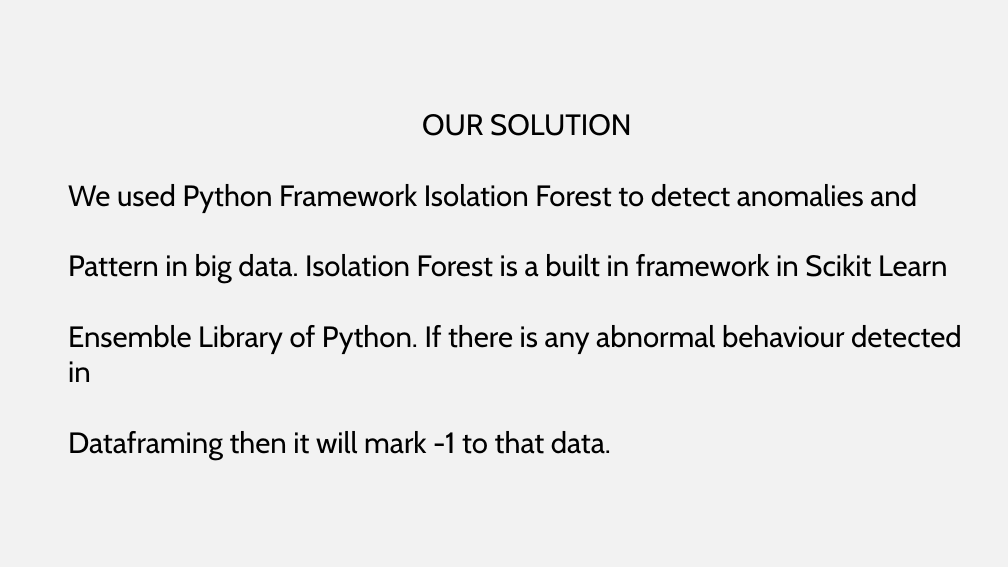
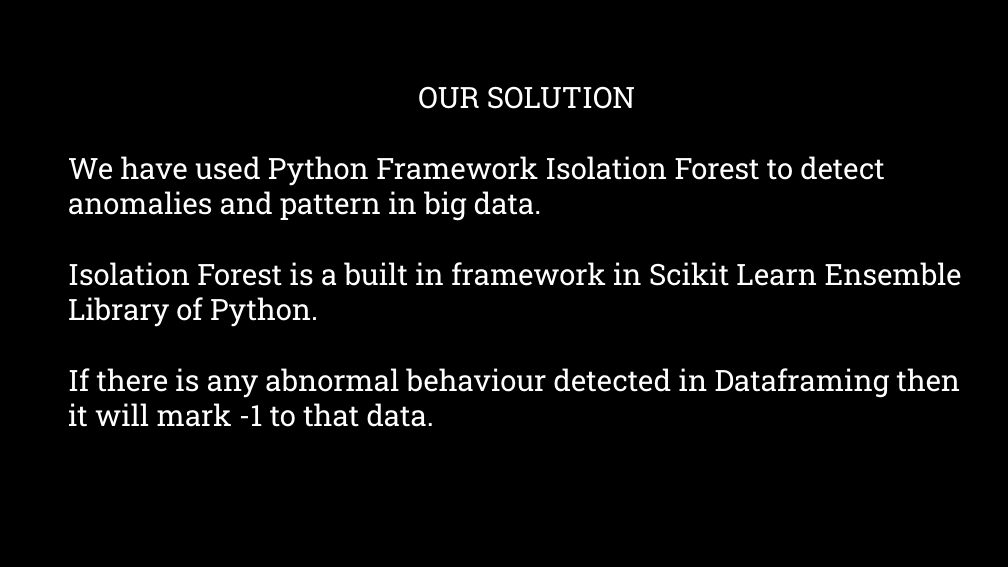
Before and after one commit to paresh1648/TEAM-PNPJ, a slide deck: slide 4 of PNPJ.pptx. Drawn at 1008x567 pixels with LibreOffice and Linux fonts; fonts in the diff are those of the drawing; background and template pictures are left out. Boxes give left, top, right and bottom in pixels: in the first picture for what was removed or moved away, otherwise in the second. Text is boxed around its words. In the diff, an @@ line names an element or a change of style, - is before the commit and + after.

```diff
--- a/PNPJ.pptx
+++ b/PNPJ.pptx
@@ background #F2F2F2 to picture (left out) @@
@@ text "OUR SOLUTION": place and size @@
-text "OUR SOLUTION" at (68, 114, 962, 460)
+text "OUR SOLUTION" at (68, 86, 962, 427)
@@ text at (418, 86, 635, 109): font Cabin to Roboto Slab, text colour #000000 to #FFFFFF in "OUR SOLUTION" @@
@@ text at (68, 156, 962, 427): text changed; font Cabin to Roboto Slab; text colour #000000 to #FFFFFF @@
-We used Python Framework Isolation Forest to detect anomalies and
-Pattern in big data. Isolation Forest is a built in framework in Scikit Learn
-Ensemble Library of Python. If there is any abnormal behaviour detected in
-Dataframing then it will mark -1 to that data.
+We have used Python Framework Isolation Forest to detect anomalies and pattern in big data.
+Isolation Forest is a built in framework in Scikit Learn Ensemble Library of Python.
+If there is any abnormal behaviour detected in Dataframing then it will mark -1 to that data.
```
Also in this commit, not shown: 3 other slides changed, 1 slide added, 1 other file.
